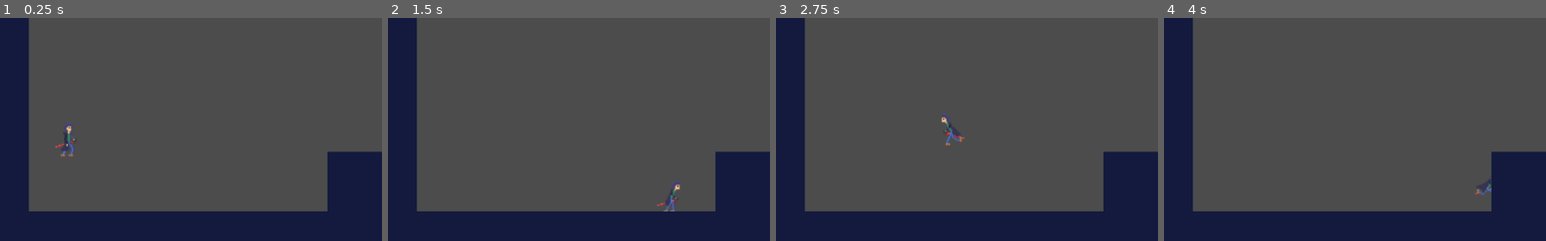
Above: before the commit, frames 1-4 (left to right).
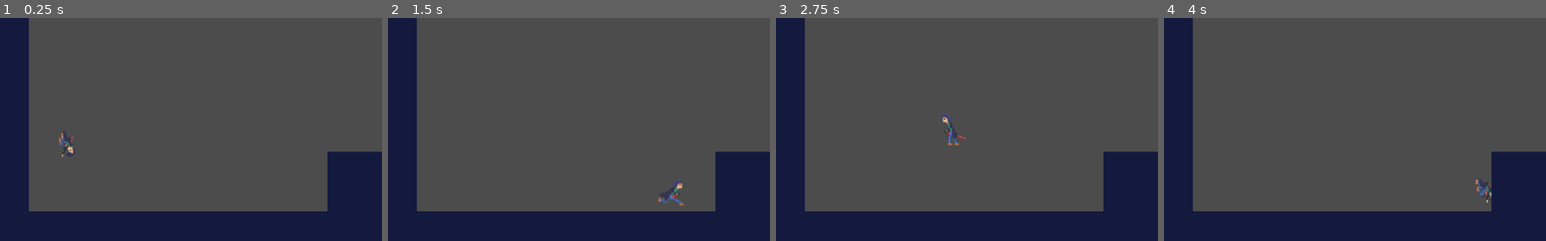
Above: after the commit, the same moments.

Repository: sharat36/Deja-Fu
Game: Godot game, scene res://src/Levels/LevelTemplate.tscn
Same seed, same stepped clock (60 frames per second), same inputs: the game is played once before the commit and once after it. The project has no main scene, so this scene is started directly.
Inputs (mouse positions are % of the whole screen's width and height, from its top left):
- Up to frame 1 (0.25 s): no input
- Up to frame 2 (1.5 s): move the mouse to (72, 45) at 0.52 s; press the mouse at (72, 45) at 0.53 s; hold D (move_right) from 0.53 s (still down); tap W (jump) at 0.77, 1.07 s; tap S (roll) at 0.8, 1.35 s; move the mouse to (30, 55) at 1.27 s; release the mouse at (30, 55) at 1.28 s
- Up to frame 3 (2.75 s): tap W (jump) at 1.52, 1.55, 1.82 s; move the mouse to (60, 28) at 2.02 s; release D (move_right) at 2.03 s; hold A (move_left) from 2.03 s (still down); hold W (jump) from 2.03 s (still down); click (60, 28) at 2.3 s
- Up to frame 4 (4 s): move the mouse to (45, 70) at 2.77 s; release A (move_left) at 2.78 s; release W (jump) at 2.78 s; hold D (move_right) from 2.78 s (still down); click (45, 70) at 2.85 s; tap W (jump) at 3.02, 3.32, 3.77, 3.8 s; tap S (roll) at 3.05 s; move the mouse to (80, 65) at 3.52 s; hold S (roll) from 3.53 s (still down)
The pictures show only the part of the screen within x 4-54%, y 50-100%; the shares and areas given below are measured in that part.

The runs differ from the first frame. In frame 1, 0.3% of the frame differs, in the area x 14-20%, y 47-63%; in frame 2, 0.3%; in frame 3, 0.2%; in frame 4, 0.2%.

Commit message:
Added Rolling Motion

Diff:
--- a/src/Actors/Player.gd
+++ b/src/Actors/Player.gd
@@ -8,10 +8,16 @@
 	_velocity = move_and_slide(_velocity, FLOOR_NORMAL)
 
 func get_direction() -> Vector2:
-	return Vector2(
-		Input.get_action_strength("move_right") - Input.get_action_strength("move_left"),
-		-1.0 if Input.is_action_just_pressed("jump") and is_on_floor() else 1.0
-	)
+	var dir: = Vector2(0.0, 1.0)
+
+	if Input.is_action_pressed("move_right"):
+		dir.x = 1.0
+	if Input.is_action_pressed("move_left"):
+		dir.x = -1.0
+	if Input.is_action_pressed("jump") and is_on_floor():
+		dir.y = -1.0
+
+	return dir
 
 func calculate_move_velocity(
 		linear_velocity: Vector2,
@@ -28,17 +34,21 @@
 		out.y = 0.0
 	return out
 func set_animation() -> void:
-	if(Input.is_action_pressed("move_right")):
+	if Input.is_action_pressed("move_right") and not Input.is_action_pressed("roll"):
 		$AnimatedSprite.flip_h = false
 		$AnimatedSprite.play("run")
-	elif(Input.is_action_pressed("move_left")):
+	elif Input.is_action_pressed("move_left") and not Input.is_action_pressed("roll"):
 		$AnimatedSprite.flip_h = true
 		$AnimatedSprite.play("run")
-	elif(Input.is_action_pressed("jump")):
+	elif Input.is_action_pressed("jump"):
 		$AnimatedSprite.play("jump")
-	elif(Input.is_action_pressed("roll")):
+	elif Input.is_action_pressed("roll") and Input.is_action_pressed("move_right"):
+		$AnimatedSprite.flip_h = false
 		$AnimatedSprite.play("roll")
-	elif(Input.is_action_pressed("attack")):
+	elif Input.is_action_pressed("roll") and Input.is_action_pressed("move_left"):
+		$AnimatedSprite.flip_h = true
+		$AnimatedSprite.play("roll")
+	elif Input.is_action_pressed("attack"):
 		$AnimatedSprite.play("attack")
-	elif(is_on_floor()):
+	elif is_on_floor():
 		$AnimatedSprite.play("idle")
--- a/src/Actors/player.tscn
+++ b/src/Actors/player.tscn
@@ -40,7 +40,7 @@
 "frames": [ ExtResource( 10 ), ExtResource( 21 ), ExtResource( 11 ), ExtResource( 2 ), ExtResource( 6 ), ExtResource( 25 ), ExtResource( 7 ) ],
 "loop": true,
 "name": "roll",
-"speed": 7.0
+"speed": 12.0
 }, {
 "frames": [ ExtResource( 18 ), ExtResource( 19 ), ExtResource( 22 ), ExtResource( 9 ), ExtResource( 24 ) ],
 "loop": true,
@@ -70,8 +70,7 @@
 position = Vector2( 14.2499, -1.53846 )
 scale = Vector2( 1.51388, 1.58396 )
 frames = SubResource( 1 )
-animation = "idle"
-frame = 2
+animation = "roll"
 playing = true
 
 [node name="CollisionShape2D" type="CollisionShape2D" parent="."]
